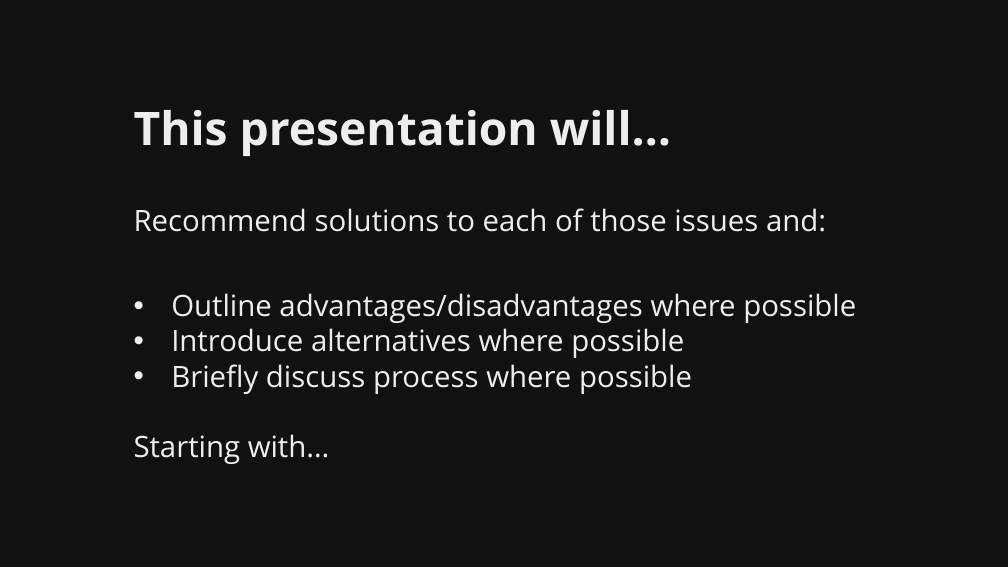
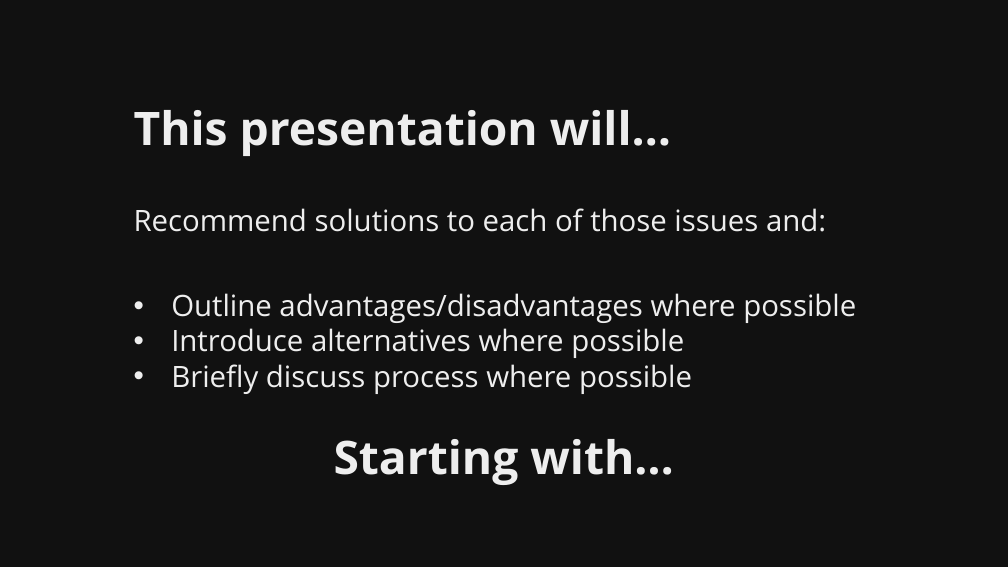
Before and after one commit to martymcflywa/ecu, a slide deck: slide 5 of year_1/sem_2/CSI1101_computer_security/0b_assignment_2_[22MAY15_0900]/dev/CSI1101_PONCE_A2_v01.pptx. Drawn at 1008x567 pixels with LibreOffice and Linux fonts; fonts in the diff are those of the drawing. Boxes give left, top, right and bottom in pixels: in the first picture for what was removed or moved away, otherwise in the second. Text is boxed around its words. In the diff, an @@ line names an element or a change of style, - is before the commit and + after.

```diff
--- a/year_1/sem_2/CSI1101_computer_security/0b_assignment_2_[22MAY15_0900]/dev/CSI1101_PONCE_A2_v01.pptx
+++ b/year_1/sem_2/CSI1101_computer_security/0b_assignment_2_[22MAY15_0900]/dev/CSI1101_PONCE_A2_v01.pptx
@@ text at (334, 439, 673, 485): size 28 to 44 pt, bold on in "Starting with…"; alignment left to centre @@
```
Also in this commit, not shown: 5 other slides changed, 16 slides added, 3 other files.
